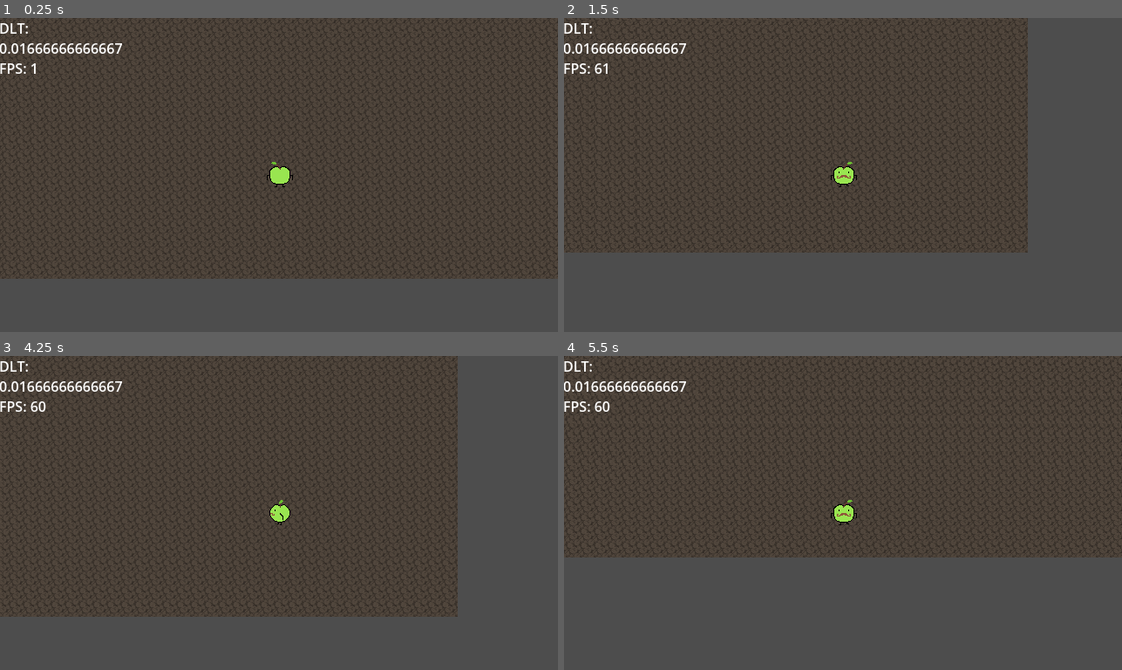
Above: before the commit, frames 1-4 (two rows, left to right).
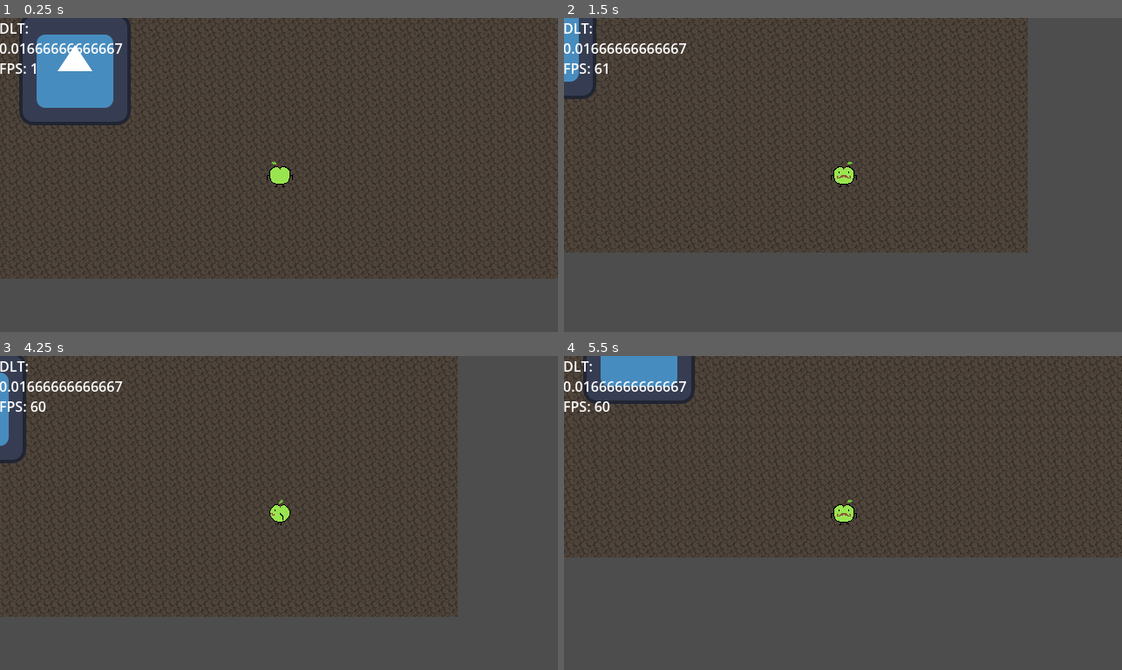
Above: after the commit, the same moments.

Repository: McCune1224/eggbert
Game: Godot game, scene res://main/main.tscn
The game is run twice, just before and just after one commit, with the same random seed, the same clock (stepped at 60 frames per second) and the same inputs. The engine's default icon, where the game draws it, is replaced by a stand-in: a white triangle on a blue panel in a dark square.
Inputs:
- Up to frame 1 (0.25 s): no input
- Up to frame 2 (1.5 s): tap Enter at 0.5 s; hold Right (player_right) 0.53-1.28 s; hold Down (player_down) from 1.28 s (still down)
- Up to frame 3 (4.25 s): release Down (player_down) at 2.03 s; hold Right (player_right) 2.03-2.78 s; hold Up (player_up) 2.78-3.53 s; hold Left (player_left) from 3.53 s (still down)
- Up to frame 4 (5.5 s): release Left (player_left) at 5.03 s; hold Down (player_down) from 5.03 s (still down)

The runs differ from the first frame. In frame 1, 6.1% of the frame differs, in the area x 3-24%, y 0-35%; in frame 2, 1.2%; in frame 3, 1.2%; in frame 4, 2.5%.

Commit message:
collision item

Diff:
--- a/main/main.tscn
+++ b/main/main.tscn
@@ -1,14 +1,18 @@
-[gd_scene load_steps=4 format=4 uid="uid://cphpghhgjedn6"]
+[gd_scene load_steps=5 format=4 uid="uid://cphpghhgjedn6"]
 
 [ext_resource type="PackedScene" uid="uid://buvxr3u5rsf0j" path="res://player/player.tscn" id="1_d7umb"]
 [ext_resource type="PackedScene" uid="uid://d07utuu3apudk" path="res://tile_map_layer.tscn" id="1_fw7pm"]
 [ext_resource type="PackedScene" uid="uid://d1xvrjlo8csf2" path="res://util/fps.tscn" id="3_ktbb8"]
+[ext_resource type="PackedScene" uid="uid://bgsjsjhx85gwo" path="res://overworld_item.tscn" id="4_pu1q6"]
 
 [node name="Main" type="Node2D"]
 
 [node name="TileMapLayer" parent="." instance=ExtResource("1_fw7pm")]
 position = Vector2(-90, -37)
 tile_map_data = PackedByteArray("AAAYAAUAAgACAAkAAAANAAQAAgACAAkAAAAKAAsAAgACAAkAAAAZAA0AAgACAAkAAAAaAA0AAgACAAkAAAAbAA …(16464 unchanged characters)…
+
+[node name="Area2D" parent="." instance=ExtResource("4_pu1q6")]
+position = Vector2(87, 59)
 
 [node name="Player" parent="." instance=ExtResource("1_d7umb")]
 position = Vector2(322, 181)
--- /dev/null
+++ b/overworld_item.gd
@@ -0,0 +1,22 @@
+extends Area2D
+
+
+@onready var rich_text_scene = $RichTextLabel
+var displayed_text = "Item collected!"
+func _ready():
+    # Connect the body entered signal
+	body_entered.connect(_on_body_entered)
+	pass
+
+func _on_body_entered(body):
+	if body.is_in_group("player"): # Optional: check if it's the player
+		var rich_text = RichTextLabel.new()
+		rich_text.text = displayed_text
+		rich_text.position = Vector2(100, 100) # Adjust position as needed
+		rich_text.size = Vector2(200, 50) # Adjust size as needed
+		# Add the RichTextLabel to the scene
+		get_tree().root.add_child(rich_text)
+		# Optional: Remove the text after a delay
+		var timer = get_tree().create_timer(2.0)
+		timer.timeout.connect(func(): rich_text.queue_free())
+		pass
--- /dev/null
+++ b/overworld_item.tscn
@@ -0,0 +1,16 @@
+[gd_scene load_steps=4 format=3 uid="uid://bgsjsjhx85gwo"]
+
+[ext_resource type="Texture2D" uid="uid://c411hmj8jibva" path="res://icon.svg" id="1_ijyhq"]
+[ext_resource type="Script" path="res://overworld_item.gd" id="1_pda1s"]
+
+[sub_resource type="CircleShape2D" id="CircleShape2D_qgmvv"]
+radius = 98.0816
+
+[node name="Area2D" type="Area2D"]
+script = ExtResource("1_pda1s")
+
+[node name="Sprite2D" type="Sprite2D" parent="."]
+texture = ExtResource("1_ijyhq")
+
+[node name="CollisionShape2D" type="CollisionShape2D" parent="."]
+shape = SubResource("CircleShape2D_qgmvv")
--- a/player.gd
+++ b/player.gd
@@ -10,6 +10,10 @@
 
 
 @onready var ap = $PlayerSprite/AnimationPlayer
+
+func _ready():
+	add_to_group("player")
+	pass
 
 func get_player_input() -> Vector2:
 	var direction = Vector2.ZERO
--- a/player/player.tscn
+++ b/player/player.tscn
@@ -19,8 +19,8 @@
 "values": [0]
 }
 
-[sub_resource type="Animation" id="Animation_02p3u"]
-length = 0.3
+[sub_resource type="Animation" id="Animation_xh21w"]
+length = 0.1
 loop_mode = 1
 tracks/0/type = "value"
 tracks/0/imported = false
@@ -29,10 +29,26 @@
 tracks/0/interp = 1
 tracks/0/loop_wrap = false
 tracks/0/keys = {
-"times": PackedFloat32Array(0, 0.1, 0.2),
-"transitions": PackedFloat32Array(1, 1, 1),
+"times": PackedFloat32Array(0),
+"transitions": PackedFloat32Array(1),
 "update": 1,
-"values": [1, 2, 0]
+"values": [6]
+}
+
+[sub_resource type="Animation" id="Animation_8rybq"]
+length = 0.1
+loop_mode = 1
+tracks/0/type = "value"
+tracks/0/imported = false
+tracks/0/enabled = true
+tracks/0/path = NodePath(".:frame")
+tracks/0/interp = 1
+tracks/0/loop_wrap = false
+tracks/0/keys = {
+"times": PackedFloat32Array(0),
+"transitions": PackedFloat32Array(1),
+"update": 1,
+"values": [9]
 }
 
 [sub_resource type="Animation" id="Animation_tixtc"]
@@ -51,7 +67,7 @@
 "values": [3]
 }
 
-[sub_resource type="Animation" id="Animation_c58gw"]
+[sub_resource type="Animation" id="Animation_02p3u"]
 length = 0.3
 loop_mode = 1
 tracks/0/type = "value"
@@ -64,23 +80,7 @@
 "times": PackedFloat32Array(0, 0.1, 0.2),
 "transitions": PackedFloat32Array(1, 1, 1),
 "update": 1,
-"values": [4, 5, 3]
-}
-
-[sub_resource type="Animation" id="Animation_xh21w"]
-length = 0.1
-loop_mode = 1
-tracks/0/type = "value"
-tracks/0/imported = false
-tracks/0/enabled = true
-tracks/0/path = NodePath(".:frame")
-tracks/0/interp = 1
-tracks/0/loop_wrap = false
-tracks/0/keys = {
-"times": PackedFloat32Array(0),
-"transitions": PackedFloat32Array(1),
-"update": 1,
-"values": [6]
+"values": [1, 2, 0]
 }
 
 [sub_resource type="Animation" id="Animation_l68st"]
@@ -99,22 +99,6 @@
 "values": [7, 8, 6]
 }
 
-[sub_resource type="Animation" id="Animation_8rybq"]
-length = 0.1
-loop_mode = 1
-tracks/0/type = "value"
-tracks/0/imported = false
-tracks/0/enabled = true
-tracks/0/path = NodePath(".:frame")
-tracks/0/interp = 1
-tracks/0/loop_wrap = false
-tracks/0/keys = {
-"times": PackedFloat32Array(0),
-"transitions": PackedFloat32Array(1),
-"update": 1,
-"values": [9]
-}
-
 [sub_resource type="Animation" id="Animation_p4r5w"]
 length = 0.3
 loop_mode = 1
@@ -131,6 +115,22 @@
 "values": [10, 11, 9]
 }
 
+[sub_resource type="Animation" id="Animation_c58gw"]
+length = 0.3
+loop_mode = 1
+tracks/0/type = "value"
+tracks/0/imported = false
+tracks/0/enabled = true
+tracks/0/path = NodePath(".:frame")
+tracks/0/interp = 1
+tracks/0/loop_wrap = false
+tracks/0/keys = {
+"times": PackedFloat32Array(0, 0.1, 0.2),
+"transitions": PackedFloat32Array(1, 1, 1),
+"update": 1,
+"values": [4, 5, 3]
+}
+
 [sub_resource type="AnimationLibrary" id="AnimationLibrary_07pw1"]
 _data = {
 "idle_down": SubResource("Animation_s0xdp"),
@@ -142,6 +142,9 @@
 "walking_right": SubResource("Animation_p4r5w"),
 "walking_up": SubResource("Animation_c58gw")
 }
+
+[sub_resource type="CircleShape2D" id="CircleShape2D_a1a2u"]
+radius = 14.0
 
 [node name="Player" type="CharacterBody2D"]
 script = ExtResource("1_lojqj")
@@ -173,3 +176,6 @@
 libraries = {
 "": SubResource("AnimationLibrary_07pw1")
 }
+
+[node name="CollisionShape2D" type="CollisionShape2D" parent="."]
+shape = SubResource("CircleShape2D_a1a2u")
Not shown: 1 places in player/player.tscn that only renumber resources
